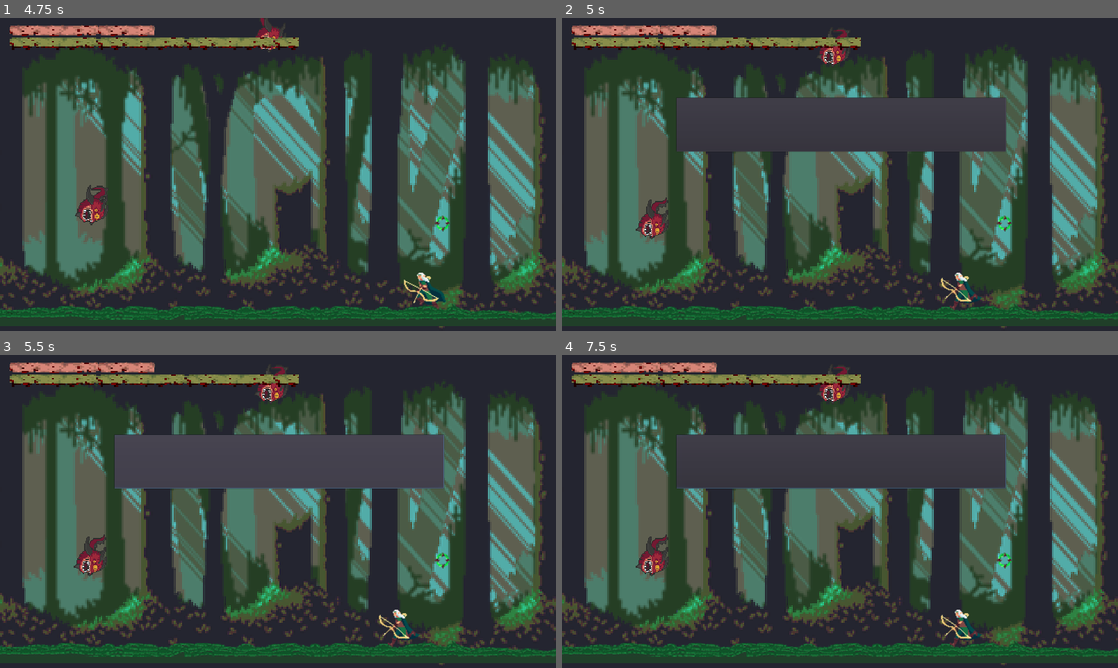
Above: before the commit, frames 1-4 (two rows, left to right).
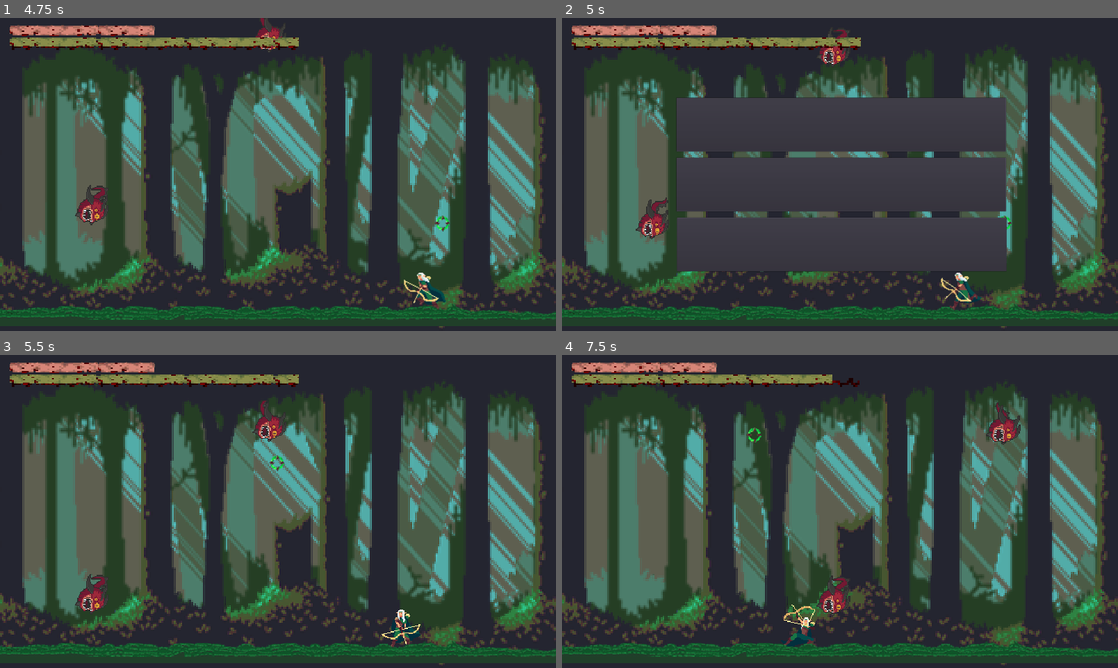
Above: after the commit, the same moments.

Repository: dcrespo3d/GGJ2023
Game: Godot game, scene res://EscenaMainMenu.tscn
The game is run twice, just before and just after one commit, with the same random seed, the same clock (stepped at 60 frames per second) and the same inputs.
Inputs (mouse positions are in pixels of both pictures, inside the frame that each line leads up to):
- Up to frame 1 (4.75 s): click "Start" at 0.5 s; move the mouse to (400, 158) at 1.27 s; hold Right (ui_right) 1.28-2.03 s; tap Space (dash_key) at 1.35, 2.85, 4.35 s; move the mouse to (166, 190) at 2.02 s; hold Left (ui_left) 2.03-2.78 s; click (166, 190) at 2.1 s; move the mouse to (333, 105) at 2.77 s; hold Right (ui_right) 2.78-3.53 s; move the mouse to (250, 237) at 3.52 s; hold Up (ui_up) 3.53-4.28 s; click (250, 237) at 3.6 s; move the mouse to (444, 221) at 4.27 s; hold Left (ui_left) from 4.28 s (still down)
- Up to frame 2 (5 s): keep holding Left (ui_left); tap Escape (pause) at 4.9 s
- Up to frame 3 (5.5 s): release Left (ui_left) at 5 s; click "Reanudar" at 5 s
- Up to frame 4 (7.5 s): move the mouse to (673, 464) at 5.77 s; hold Left (ui_left) 5.78-7.28 s; click (673, 464) at 5.85 s; move the mouse to (867, 511) at 6.52 s; tap Space (dash_key) at 6.6 s; move the mouse to (756, 433) at 7.27 s; hold Right (ui_right) from 7.28 s (still down); click (756, 433) at 7.35 s

Frame 1 is identical in both runs. In frame 2, 14% of the frame differs, in the area x 20-80%, y 44-82%; in frame 3, 12%; in frame 4, 10%.

Commit message:
Pause Proto

Diff:
--- a/Enemy_01.tscn
+++ b/Enemy_01.tscn
@@ -4,122 +4,98 @@
 [ext_resource path="res://Enemy_01.gd" type="Script" id=2]
 
 [sub_resource type="AtlasTexture" id=1]
-flags = 4
 atlas = ExtResource( 1 )
 region = Rect2( 0, 64, 64, 64 )
 
 [sub_resource type="AtlasTexture" id=2]
-flags = 4
 atlas = ExtResource( 1 )
 region = Rect2( 64, 64, 64, 64 )
 
 [sub_resource type="AtlasTexture" id=3]
-flags = 4
 atlas = ExtResource( 1 )
 region = Rect2( 128, 64, 64, 64 )
 
 [sub_resource type="AtlasTexture" id=4]
-flags = 4
 atlas = ExtResource( 1 )
 region = Rect2( 192, 64, 64, 64 )
 
 [sub_resource type="AtlasTexture" id=5]
-flags = 4
 atlas = ExtResource( 1 )
 region = Rect2( 256, 64, 64, 64 )
 
 [sub_resource type="AtlasTexture" id=6]
-flags = 4
 atlas = ExtResource( 1 )
 region = Rect2( 320, 64, 64, 64 )
 
 [sub_resource type="AtlasTexture" id=7]
-flags = 4
 atlas = ExtResource( 1 )
 region = Rect2( 0, 192, 64, 64 )
 
 [sub_resource type="AtlasTexture" id=8]
-flags = 4
 atlas = ExtResource( 1 )
 region = Rect2( 64, 192, 64, 64 )
 
 [sub_resource type="AtlasTexture" id=9]
-flags = 4
 atlas = ExtResource( 1 )
 region = Rect2( 128, 192, 64, 64 )
 
 [sub_resource type="AtlasTexture" id=10]
-flags = 4
 atlas = ExtResource( 1 )
 region = Rect2( 192, 192, 64, 64 )
 
 [sub_resource type="AtlasTexture" id=11]
-flags = 4
 atlas = ExtResource( 1 )
 region = Rect2( 256, 192, 64, 64 )
 
 [sub_resource type="AtlasTexture" id=12]
-flags = 4
 atlas = ExtResource( 1 )
 region = Rect2( 320, 192, 64, 64 )
 
 [sub_resource type="AtlasTexture" id=13]
-flags = 4
 atlas = ExtResource( 1 )
 region = Rect2( 384, 192, 64, 64 )
 
 [sub_resource type="AtlasTexture" id=14]
-flags = 4
 atlas = ExtResource( 1 )
 region = Rect2( 448, 192, 64, 64 )
 
 [sub_resource type="AtlasTexture" id=15]
-flags = 4
 atlas = ExtResource( 1 )
 region = Rect2( 0, 128, 64, 64 )
 
 [sub_resource type="AtlasTexture" id=16]
-flags = 4
 atlas = ExtResource( 1 )
 region = Rect2( 64, 128, 64, 64 )
 
 [sub_resource type="AtlasTexture" id=17]
-flags = 4
 atlas = ExtResource( 1 )
 region = Rect2( 128, 128, 64, 64 )
 
 [sub_resource type="AtlasTexture" id=18]
-flags = 4
 atlas = ExtResource( 1 )
 region = Rect2( 192, 128, 64, 64 )
 
 [sub_resource type="AtlasTexture" id=19]
-flags = 4
 atlas = ExtResource( 1 )
 region = Rect2( 0, 0, 64, 64 )
 
 [sub_resource type="AtlasTexture" id=20]
-flags = 4
 atlas = ExtResource( 1 )
 region = Rect2( 64, 0, 64, 64 )
 
 [sub_resource type="AtlasTexture" id=21]
-flags = 4
 atlas = ExtResource( 1 )
 region = Rect2( 128, 0, 64, 64 )
 
 [sub_resource type="AtlasTexture" id=22]
-flags = 4
 atlas = ExtResource( 1 )
 region = Rect2( 192, 0, 64, 64 )
 
 [sub_resource type="AtlasTexture" id=23]
-flags = 4
 atlas = ExtResource( 1 )
 region = Rect2( 256, 0, 64, 64 )
 
 [sub_resource type="AtlasTexture" id=24]
-flags = 4
 atlas = ExtResource( 1 )
 region = Rect2( 320, 0, 64, 64 )
 
--- a/EscenaMain.tscn
+++ b/EscenaMain.tscn
@@ -14,6 +14,7 @@
 [ext_resource path="res://Pared.gd" type="Script" id=12]
 [ext_resource path="res://GameOver.tscn" type="PackedScene" id=13]
 [ext_resource path="res://EscenaPause.gd" type="Script" id=14]
+[ext_resource path="res://Art/Font/IrishPenny.ttf" type="DynamicFontData" id=15]
 
 [sub_resource type="Curve2D" id=3]
 _data = {
@@ -21,6 +22,10 @@
 }
 
 [sub_resource type="DynamicFont" id=4]
+
+[sub_resource type="DynamicFont" id=5]
+size = 50
+font_data = ExtResource( 15 )
 
 [sub_resource type="RectangleShape2D" id=1]
 extents = Vector2( 280.5, 583.5 )
@@ -112,10 +117,11 @@
 script = ExtResource( 14 )
 
 [node name="Popup" type="Popup" parent="Viewport/EscenaPause"]
+visible = true
 margin_right = 40.0
 margin_bottom = 40.0
 
-[node name="Button" type="Button" parent="Viewport/EscenaPause/Popup"]
+[node name="Resume" type="Button" parent="Viewport/EscenaPause/Popup"]
 margin_left = 395.0
 margin_top = 275.0
 margin_right = 1533.0
@@ -123,6 +129,58 @@
 custom_fonts/font = SubResource( 4 )
 text = "Reanudar"
 
+[node name="Label" type="Label" parent="Viewport/EscenaPause/Popup/Resume"]
+anchor_left = 0.5
+anchor_top = 0.5
+anchor_right = 0.5
+anchor_bottom = 0.5
+margin_left = -96.0
+margin_top = -25.0
+margin_right = 96.0
+margin_bottom = 25.0
+custom_fonts/font = SubResource( 5 )
+text = "Resume"
+
+[node name="Quit" type="Button" parent="Viewport/EscenaPause/Popup"]
+margin_left = 397.0
+margin_top = 689.0
+margin_right = 1535.0
+margin_bottom = 874.0
+custom_fonts/font = SubResource( 4 )
+text = "Reanudar"
+
+[node name="Label" type="Label" parent="Viewport/EscenaPause/Popup/Quit"]
+anchor_left = 0.5
+anchor_top = 0.5
+anchor_right = 0.5
+anchor_bottom = 0.5
+margin_left = -57.0
+margin_top = -25.0
+margin_right = 57.0
+margin_bottom = 25.0
+custom_fonts/font = SubResource( 5 )
+text = "Quit"
+
+[node name="MainMenu" type="Button" parent="Viewport/EscenaPause/Popup"]
+margin_left = 395.0
+margin_top = 482.0
+margin_right = 1533.0
+margin_bottom = 667.0
+custom_fonts/font = SubResource( 4 )
+text = "Reanudar"
+
+[node name="Label" type="Label" parent="Viewport/EscenaPause/Popup/MainMenu"]
+anchor_left = 0.5
+anchor_top = 0.5
+anchor_right = 0.5
+anchor_bottom = 0.5
+margin_left = -136.5
+margin_top = -25.0
+margin_right = 136.5
+margin_bottom = 25.0
+custom_fonts/font = SubResource( 5 )
+text = "Main menu"
+
 [node name="Area2D" type="Area2D" parent="."]
 
 [node name="StaticBody2D" type="StaticBody2D" parent="."]
@@ -137,3 +195,7 @@
 shape = SubResource( 1 )
 
 [node name="Gui" parent="." instance=ExtResource( 4 )]
+
+[connection signal="pressed" from="Viewport/EscenaPause/Popup/Resume" to="Viewport/EscenaPause" method="_on_Resume_pressed"]
+[connection signal="pressed" from="Viewport/EscenaPause/Popup/Quit" to="Viewport/EscenaPause" method="_on_Quit_pressed"]
+[connection signal="pressed" from="Viewport/EscenaPause/Popup/MainMenu" to="Viewport/EscenaPause" method="_on_MainMenu_pressed"]
--- a/EscenaPause.gd
+++ b/EscenaPause.gd
@@ -4,3 +4,30 @@
 	if Input.is_action_just_pressed("pause"):
 		get_tree().paused = not get_tree().paused
 		$Popup.visible = not $Popup.visible
+
+
+func _on_Start_pressed():
+	get_tree().paused = not get_tree().paused
+	$Popup.visible = not $Popup.visible
+
+func _on_BACK_TO_MENU_pressed():
+	get_tree().change_scene("res://EscenaMainMenu.tscn")
+
+func _on_Exit_pressed():
+	get_tree().quit()
+
+
+
+func _on_Resume_pressed():
+	_on_Start_pressed()
+	pass # Replace with function body.
+
+
+func _on_Quit_pressed():
+	_on_Exit_pressed()
+	pass # Replace with function body.
+
+
+func _on_MainMenu_pressed():
+	_on_BACK_TO_MENU_pressed()
+	pass # Replace with function body.
--- a/FloorVFX.tscn
+++ b/FloorVFX.tscn
@@ -20,66 +20,82 @@
 [ext_resource path="res://Art/VFX/arrow_shower_effect_014.png" type="Texture" id=18]
 
 [sub_resource type="AtlasTexture" id=1]
+flags = 4
 atlas = ExtResource( 10 )
 region = Rect2( 0, 0, 48, 64 )
 
 [sub_resource type="AtlasTexture" id=2]
+flags = 4
 atlas = ExtResource( 10 )
 region = Rect2( 48, 0, 48, 64 )
 
 [sub_resource type="AtlasTexture" id=3]
+flags = 4
 atlas = ExtResource( 10 )
 region = Rect2( 96, 0, 48, 64 )
 
 [sub_resource type="AtlasTexture" id=4]
+flags = 4
 atlas = ExtResource( 10 )
 region = Rect2( 144, 0, 48, 64 )
 
 [sub_resource type="AtlasTexture" id=5]
+flags = 4
 atlas = ExtResource( 10 )
 region = Rect2( 192, 0, 48, 64 )
 
 [sub_resource type="AtlasTexture" id=6]
+flags = 4
 atlas = ExtResource( 10 )
 region = Rect2( 240, 0, 48, 64 )
 
 [sub_resource type="AtlasTexture" id=7]
+flags = 4
 atlas = ExtResource( 10 )
 region = Rect2( 288, 0, 48, 64 )
 
 [sub_resource type="AtlasTexture" id=8]
+flags = 4
 atlas = ExtResource( 10 )
 region = Rect2( 336, 0, 48, 64 )
 
 [sub_resource type="AtlasTexture" id=9]
+flags = 4
 atlas = ExtResource( 10 )
 region = Rect2( 384, 0, 48, 64 )
 
 [sub_resource type="AtlasTexture" id=10]
+flags = 4
 atlas = ExtResource( 10 )
 region = Rect2( 432, 0, 48, 64 )
 
 [sub_resource type="AtlasTexture" id=11]
+flags = 4
 atlas = ExtResource( 10 )
 region = Rect2( 480, 0, 48, 64 )
 
 [sub_resource type="AtlasTexture" id=12]
+flags = 4
 atlas = ExtResource( 10 )
 region = Rect2( 528, 0, 48, 64 )
 
 [sub_resource type="AtlasTexture" id=13]
+flags = 4
 atlas = ExtResource( 10 )
 region = Rect2( 576, 0, 48, 64 )
 
 [sub_resource type="AtlasTexture" id=14]
+flags = 4
 atlas = ExtResource( 10 )
 region = Rect2( 624, 0, 48, 64 )
 
 [sub_resource type="AtlasTexture" id=15]
+flags = 4
 atlas = ExtResource( 10 )
 region = Rect2( 672, 0, 48, 64 )
 
 [sub_resource type="AtlasTexture" id=16]
+flags = 4
 atlas = ExtResource( 10 )
 region = Rect2( 720, 0, 48, 64 )
 
--- a/Player.tscn
+++ b/Player.tscn
@@ -5,8 +5,7 @@
 [ext_resource path="res://Player.gd" type="Script" id=88]
 
 [sub_resource type="CapsuleShape2D" id=3]
-radius = 11.0
-height = 18.0
+radius = 14.49
 
 [sub_resource type="RectangleShape2D" id=2]
 extents = Vector2( 29, 30.5 )
Not shown: 1 places in EscenaMain.tscn that only renumber resources
